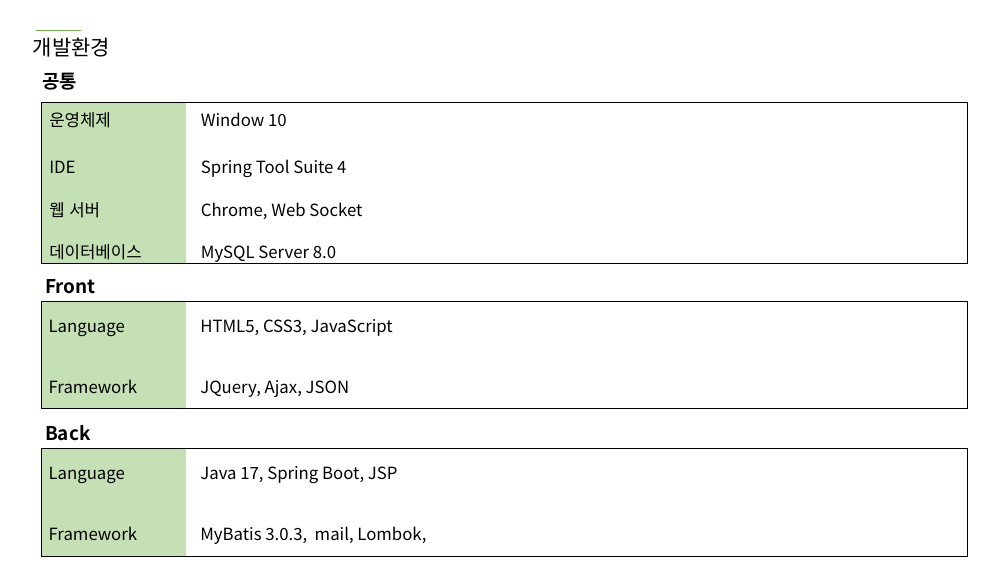
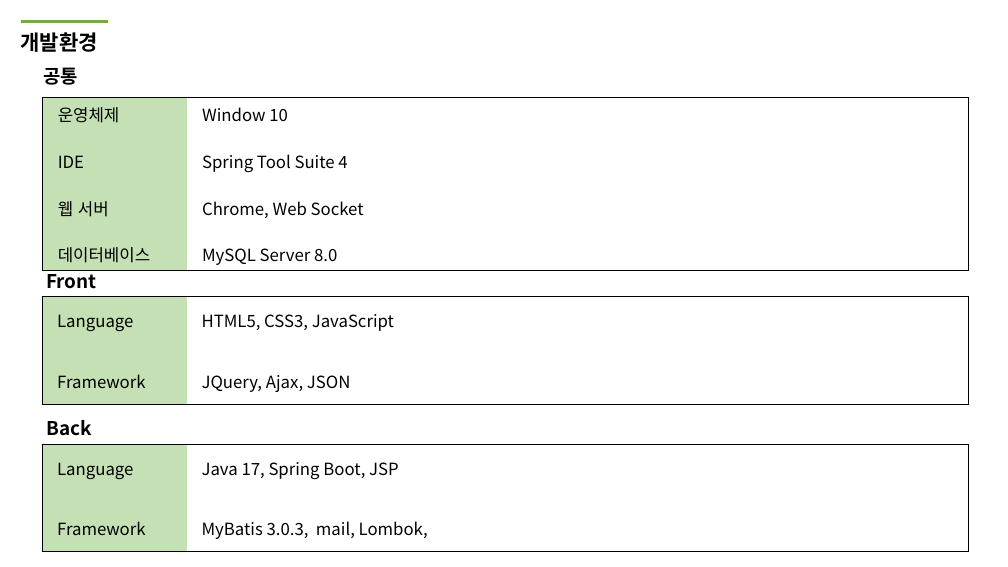
Before and after one commit to DongSooOh/trainProject, a slide deck: slide 12 of 5조 2차 발표자료 ppt.pptx (slide 9 before the commit). Drawn at 1008x567 pixels with LibreOffice and Linux fonts; fonts in the diff are those of the drawing. Boxes give left, top, right and bottom in pixels: in the first picture for what was removed or moved away, otherwise in the second. Text is boxed around its words. In the diff, an @@ line names an element or a change of style, - is before the commit and + after.

```diff
--- a/5조 2차 발표자료 ppt.pptx
+++ b/5조 2차 발표자료 ppt.pptx
@@ text "개발환경": place and size @@
-text "개발환경" at [33, 37, 110, 57]
+text "개발환경" at [21, 32, 98, 52]
@@ text "개발환경" at [21, 32, 98, 52]: bold on @@
@@ line moved from (36, 31) - (81, 31) to (21, 21) - (108, 21) @@
@@ line (21, 21) - (108, 21): stroke #70AD47 1 pt to #70AD47 3 pt @@
@@ table: place and size @@
-table at [42, 103, 967, 266]
+table at [43, 98, 969, 269]
@@ 3 texts, 2 tables: place and size @@
-3 texts, 2 tables at [41, 72, 967, 557]
+3 texts, 2 tables at [42, 67, 969, 551]
```
Also in this commit, not shown: 2 other slides changed, 29 slides added, 4 slides removed.
